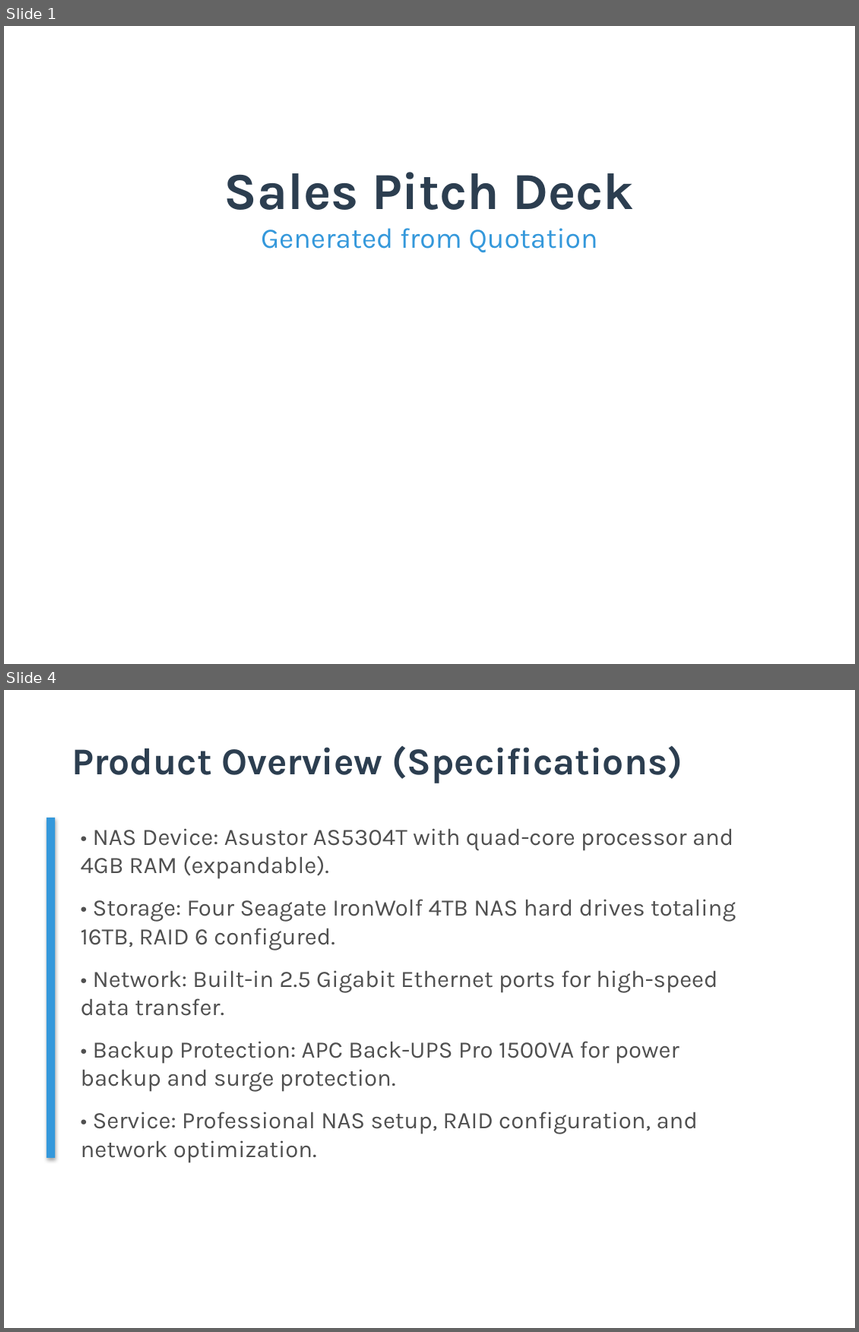
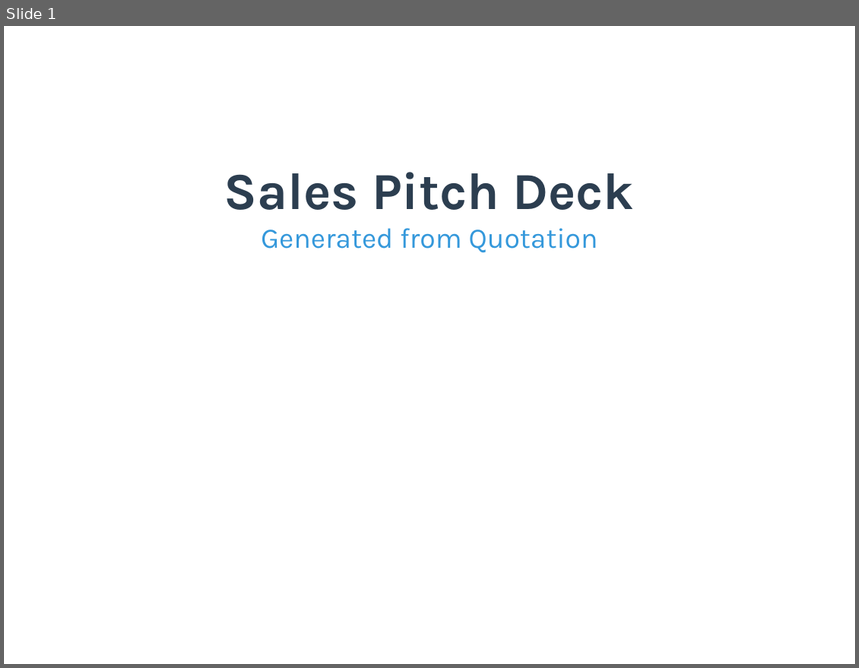
Before and after one commit to TejasGupta-27/b2b-sales-backend, a slide deck: Data/pitch_decks/pitch_deck_001.pptx. Shown one above the other, each under a label of ours: slides 1 and 4 before the commit, slide 1 after it; the slides between them are not shown. The pictures are 859x1332 and 859x668 pixels, drawn with LibreOffice and Linux fonts; fonts in the diff are those of the drawing; background and template pictures are left out. Boxes give left, top, right and bottom in pixels: in the first picture for what was removed or moved away, otherwise in the second. Text is boxed around its words. In the diff, an @@ line names an element or a change of style, - is before the commit and + after.

```diff
--- a/Data/pitch_decks/pitch_deck_001.pptx
+++ b/Data/pitch_decks/pitch_deck_001.pptx
@@ slide 4 removed at [4,690,855,1328], background #FFFFFF @@
@@ text removed at [72,745,683,783] @@
-Product Overview (Specifications)
@@ rectangle removed at [47,818,55,1158] @@
@@ text removed at [81,828,736,1163] @@
-• NAS Device: Asustor AS5304T with quad-core processor and 4GB RAM (expandable).
-• Storage: Four Seagate IronWolf 4TB NAS hard drives totaling 16TB, RAID 6 configured.
-• Network: Built-in 2.5 Gigabit Ethernet ports for high-speed data transfer.
-• Backup Protection: APC Back-UPS Pro 1500VA for power backup and surge protection.
-• Service: Professional NAS setup, RAID configuration, and network optimization.
```
Also in this commit, not shown: 1 slide changed, 8 slides added, 7 other slides removed, 31 other files.
